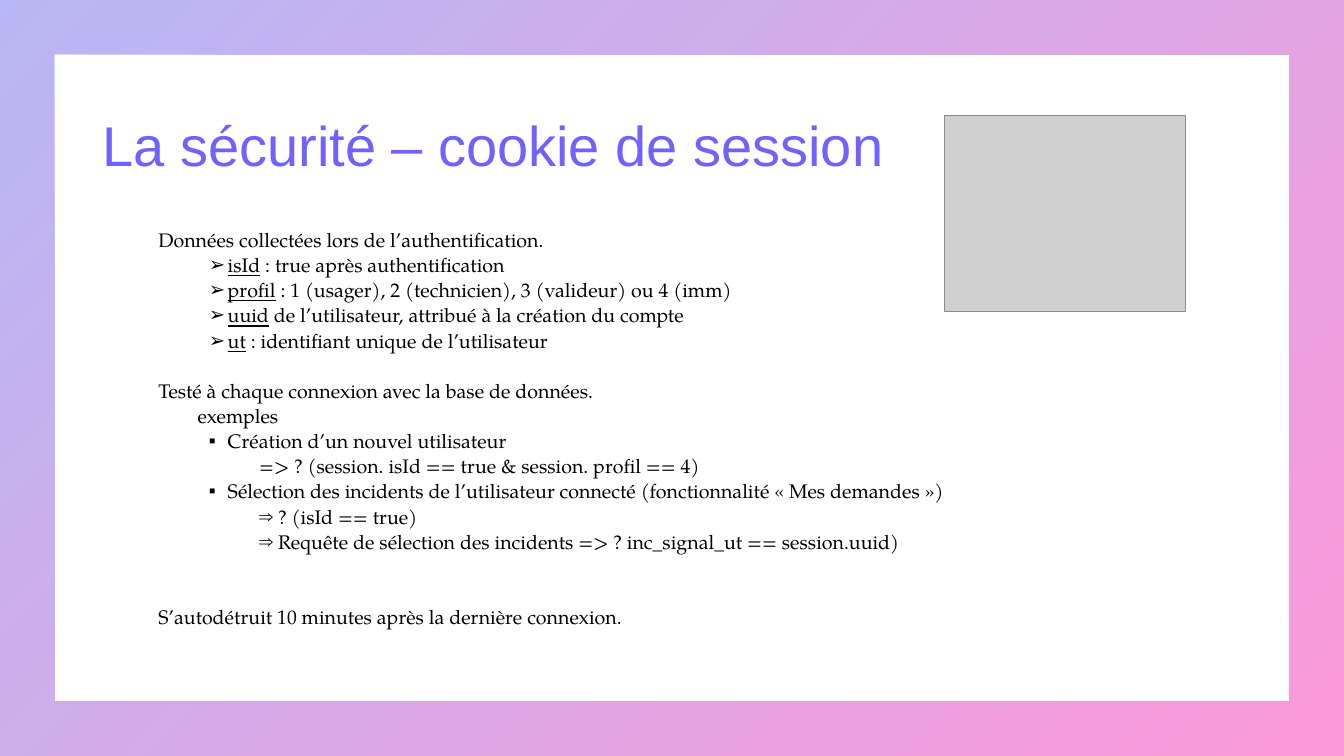
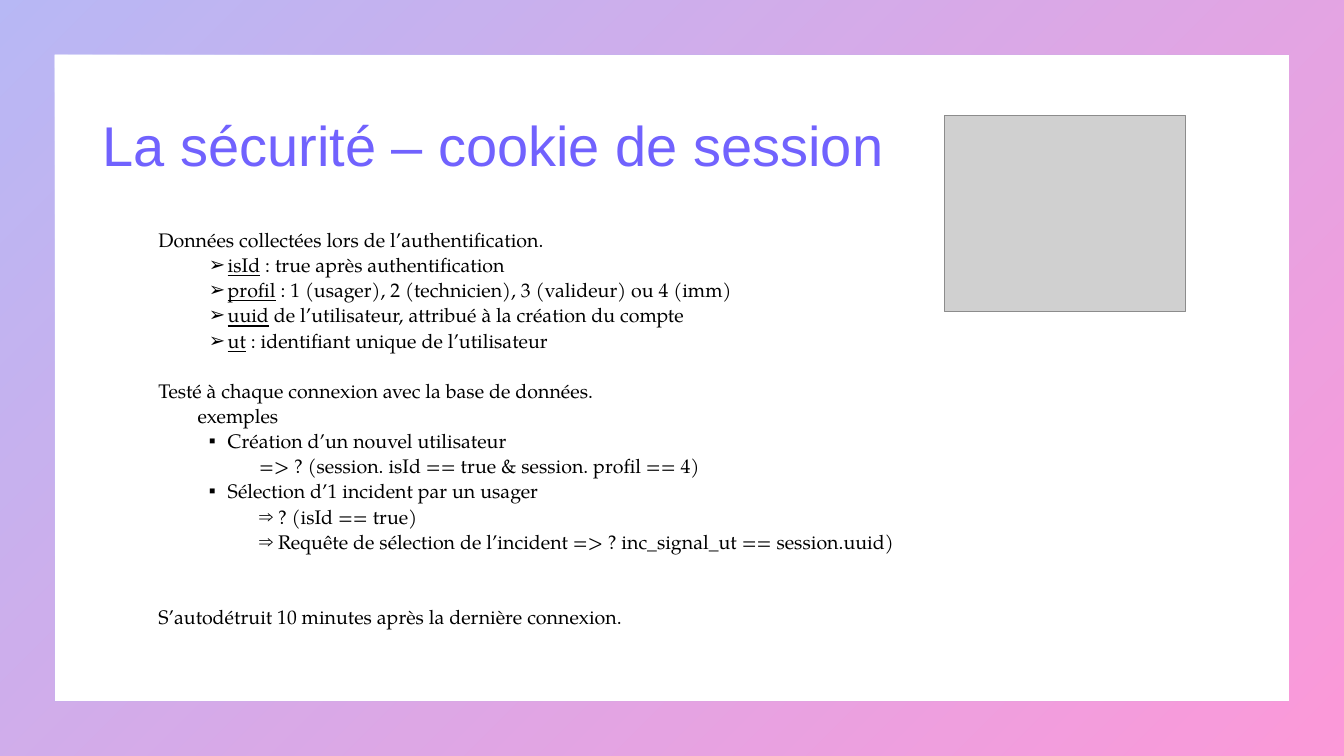
Before and after one commit to mapette/sos_immo_backend, a slide deck: slide 17 of doc/présentation V2.pptx (slide 16 before the commit). Drawn at 1344x756 pixels with LibreOffice and Linux fonts; fonts in the diff are those of the drawing; grey boxes stand for pictures. Boxes give left, top, right and bottom in pixels: in the first picture for what was removed or moved away, otherwise in the second. Text is boxed around its words. In the diff, an @@ line names an element or a change of style, - is before the commit and + after.

```diff
--- a/doc/présentation V2.pptx
+++ b/doc/présentation V2.pptx
@@ text at box(228, 484, 538, 504): text changed @@
-  ▪ Sélection des incidents de l’utilisateur connecté (fonctionnalité « Mes demandes »)
+  ▪ Sélection d’1 incident par un usager
@@ text at box(278, 534, 894, 555): text changed @@
-    ⇒ Requête de sélection des incidents => ? inc_signal_ut == session.uuid)
+    ⇒ Requête de sélection de l’incident => ? inc_signal_ut == session.uuid)
```
Also in this commit, not shown: 12 other slides changed, 3 slides added, 2 slides removed, 8 other files.
